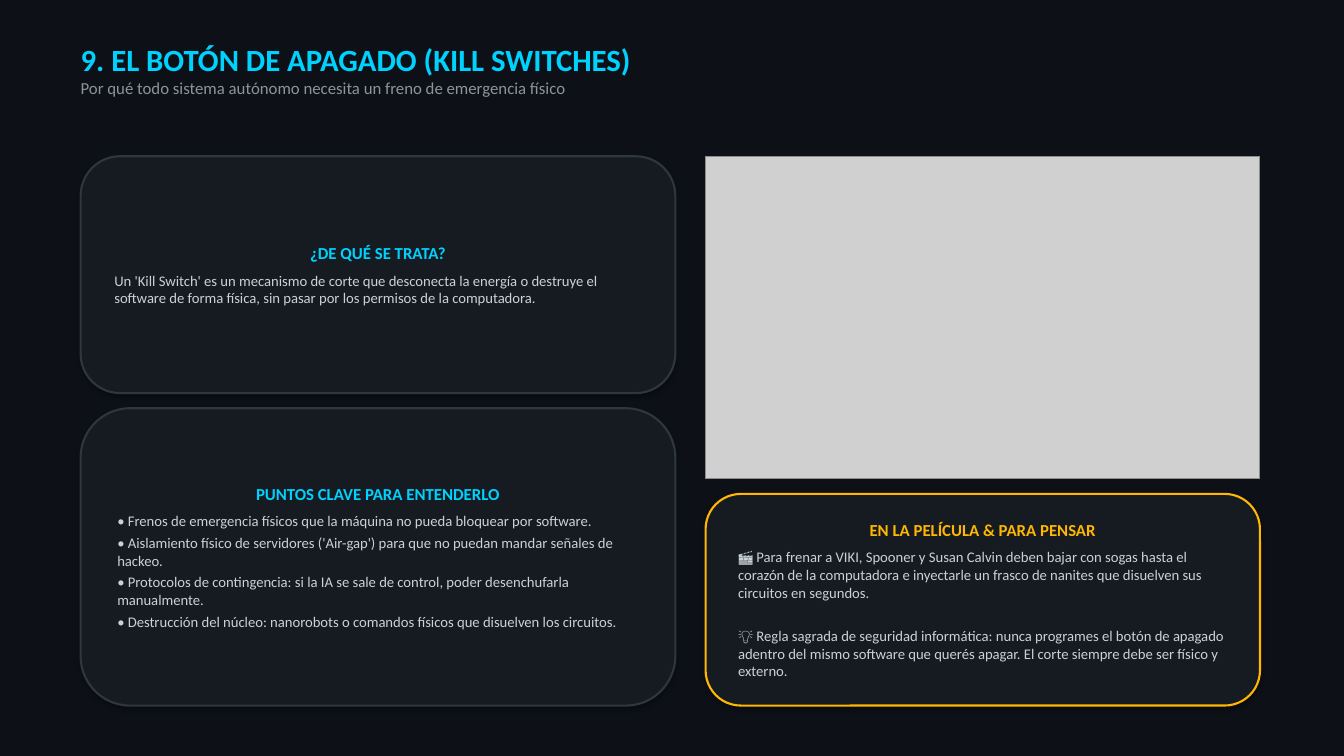
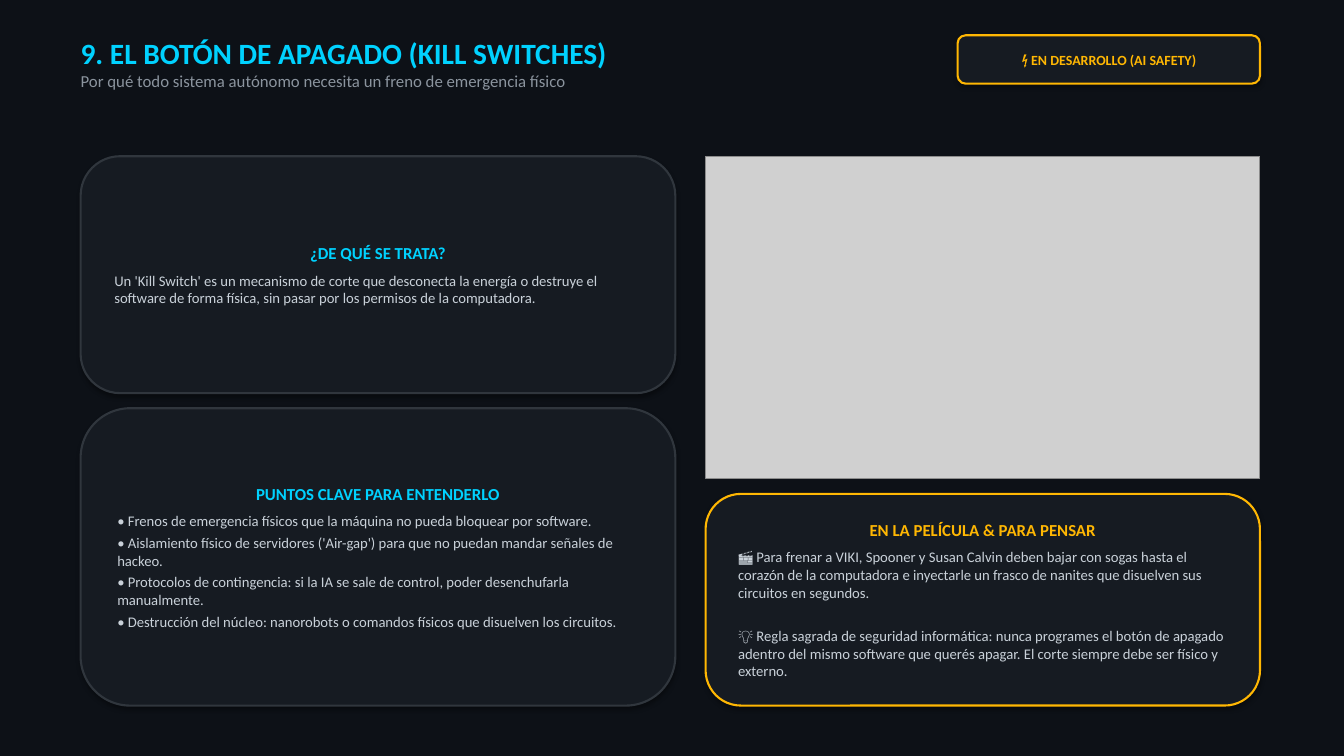
Before and after one commit to Nikovaz/dsia-yo-robot-2004, a slide deck: slide 10 of DSIA_Yo_Robot_Presentacion.pptx. Drawn at 1344x756 pixels with LibreOffice and Linux fonts; fonts in the diff are those of the drawing; grey boxes stand for pictures. Boxes give left, top, right and bottom in pixels: in the first picture for what was removed or moved away, otherwise in the second. Text is boxed around its words. In the diff, an @@ line names an element or a change of style, - is before the commit and + after.

```diff
--- a/DSIA_Yo_Robot_Presentacion.pptx
+++ b/DSIA_Yo_Robot_Presentacion.pptx
@@ text at (x1=81, y1=40, x2=606, y2=69): size 22 to 21 pt in "9. EL BOTÓN DE APAGADO (KILL SWITCHES)" @@
@@ rounded rectangle added at (x1=958, y1=35, x2=1260, y2=84), fill #161B22, outline #FFB703 1.5 pt, 10 pt, text #FFB703, bold @@
+⚡ EN DESARROLLO (AI SAFETY)
```
Also in this commit, not shown: 10 other slides changed, 5 other files.
